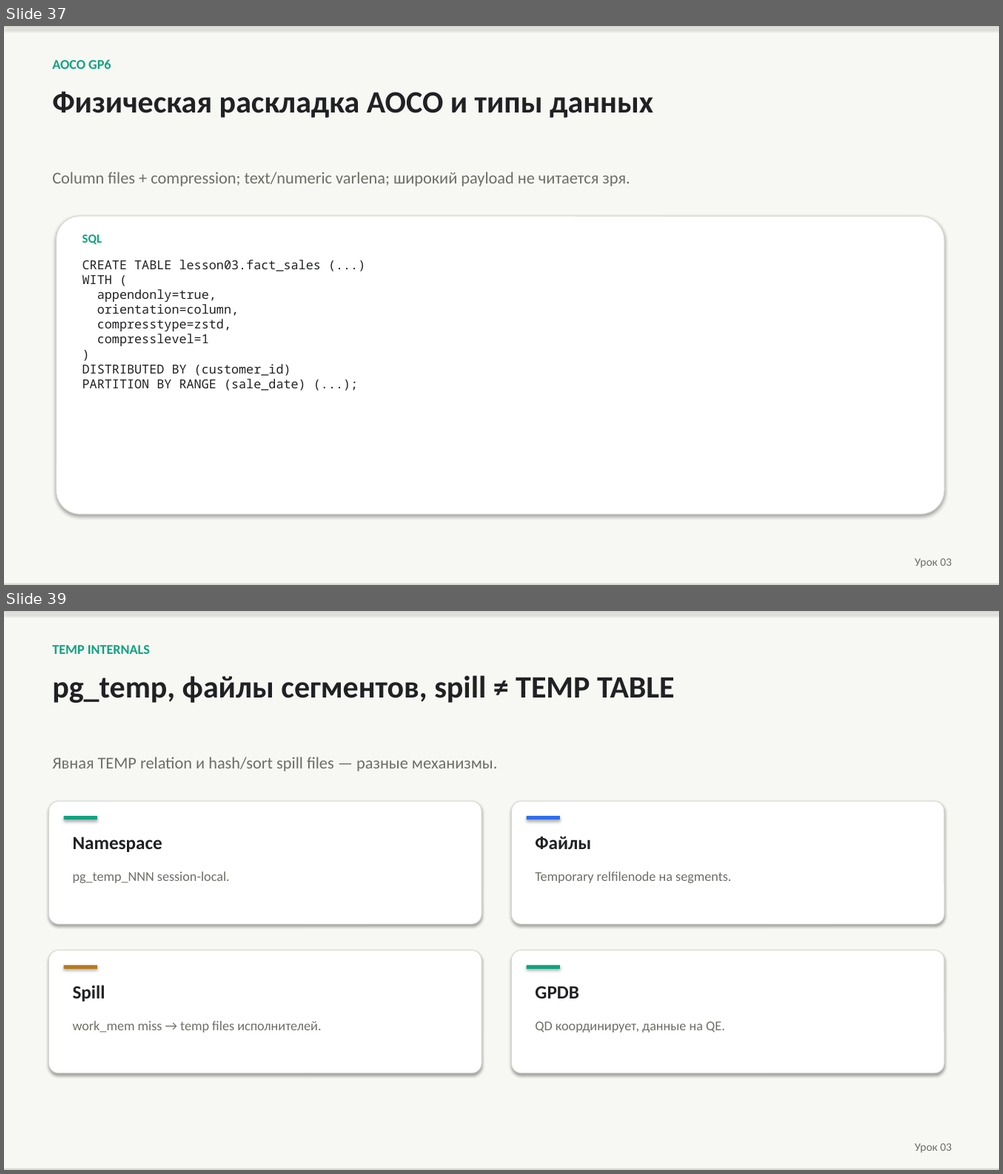
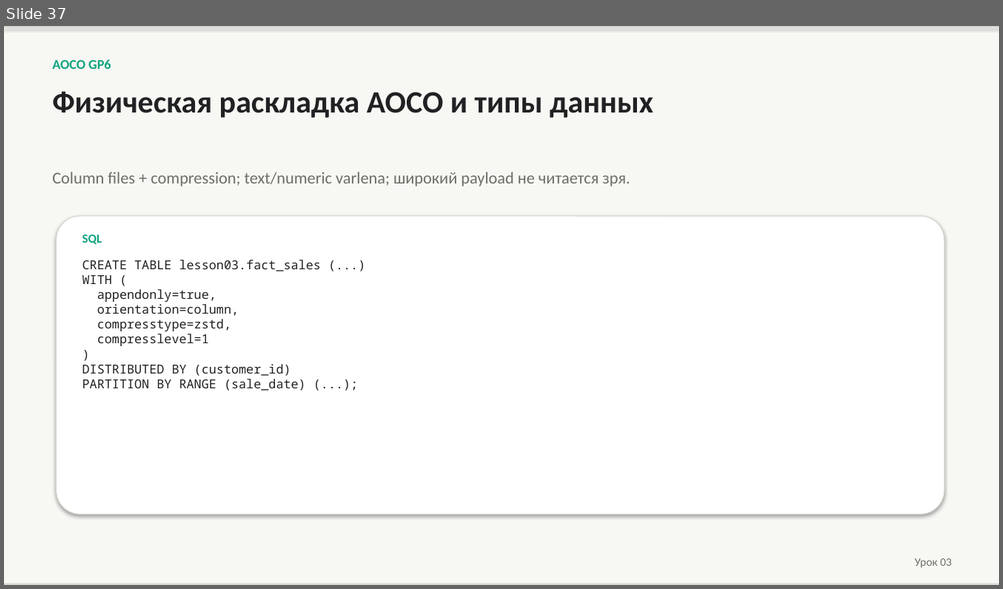
Before and after one commit to PaulKov/de-mentor, a slide deck: artifacts/greenplum-query-tuning-theory.pptx. Shown one above the other, each under a label of ours: slides 37 and 39 before the commit, slide 37 after it; the slides between them are not shown. The pictures are 1003x1174 and 1003x589 pixels, drawn with LibreOffice and Linux fonts; fonts in the diff are those of the drawing. Boxes give left, top, right and bottom in pixels: in the first picture for what was removed or moved away, otherwise in the second. Text is boxed around its words. In the diff, an @@ line names an element or a change of style, - is before the commit and + after.

```diff
--- a/artifacts/greenplum-query-tuning-theory.pptx
+++ b/artifacts/greenplum-query-tuning-theory.pptx
@@ slide 39 removed at (4, 611, 999, 1170), background #FFFFFF @@
@@ rectangle removed at (4, 611, 999, 1170) @@
@@ rectangle removed at (4, 611, 999, 612) @@
@@ text removed at (52, 645, 150, 654) @@
-TEMP INTERNALS
@@ text removed at (52, 675, 674, 703) @@
-pg_temp, файлы сегментов, spill ≠ TEMP TABLE
@@ text removed at (52, 757, 498, 772) @@
-Явная TEMP relation и hash/sort spill files — разные механизмы.
@@ rounded rectangle removed at (48, 801, 481, 924) @@
@@ rounded rectangle removed at (512, 801, 944, 924) @@
@@ rectangle removed at (64, 816, 97, 820) @@
@@ rectangle removed at (526, 816, 560, 820) @@
@@ text removed at (73, 837, 162, 852) @@
-Namespace
@@ text removed at (535, 836, 591, 849) @@
-Файлы
@@ text removed at (73, 871, 230, 883) @@
-pg_temp_NNN session-local.
@@ text removed at (535, 871, 731, 883) @@
-Temporary relfilenode на segments.
@@ rounded rectangle removed at (48, 951, 481, 1073) @@
@@ rectangle removed at (64, 965, 97, 969) @@
@@ rounded rectangle removed at (512, 951, 944, 1073) @@
@@ rectangle removed at (526, 965, 560, 969) @@
@@ text removed at (73, 985, 105, 1002) @@
-Spill
@@ text removed at (535, 986, 578, 999) @@
-GPDB
@@ text removed at (73, 1021, 321, 1033) @@
-work_mem miss → temp files исполнителей.
@@ text removed at (535, 1022, 725, 1033) @@
-QD координирует, данные на QE.
@@ text removed at (914, 1144, 952, 1153) @@
-Урок 03
@@ rectangle removed at (4, 1169, 999, 1170) @@
```
Also in this commit, not shown: 2 slides changed, 11 slides added, 1 other slide removed, 33 other files.
